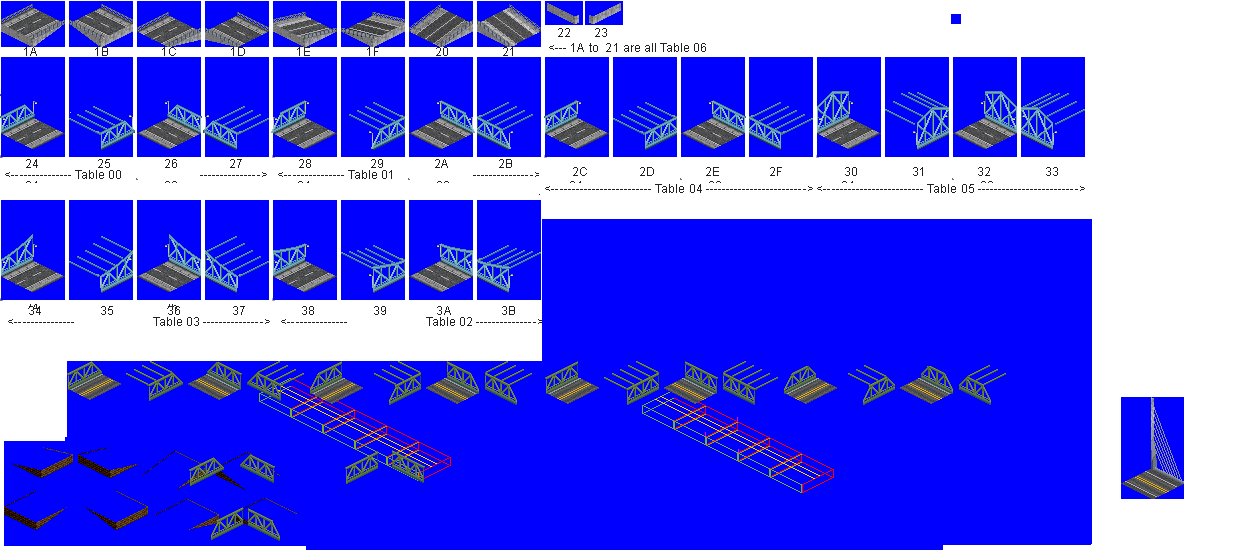
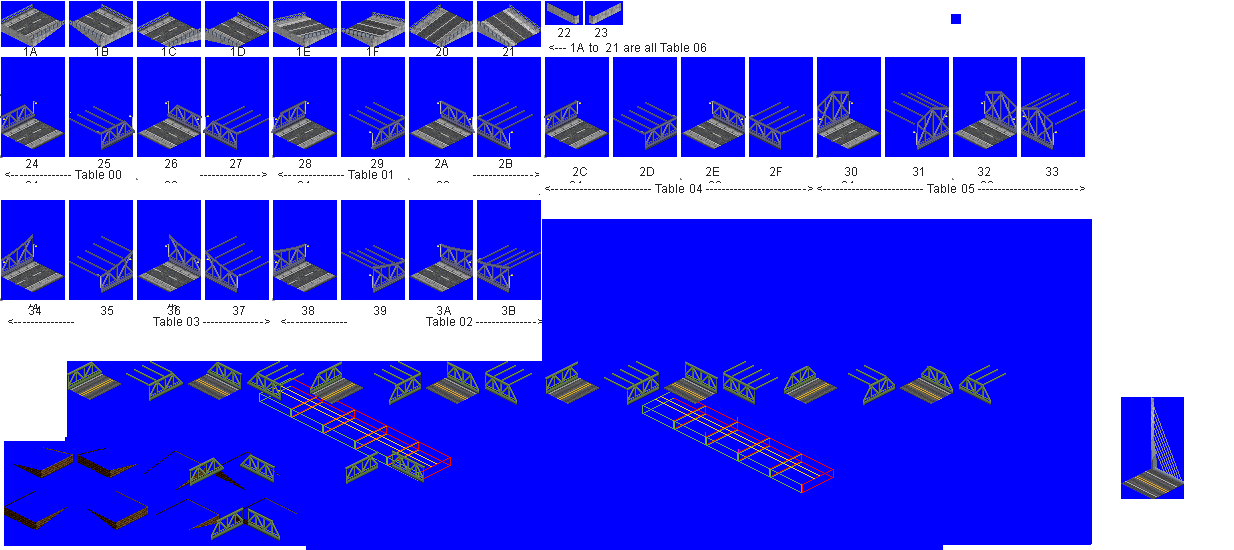
Layers edited between the first and the second 1234 x 550 image:
painted on "cantilever road" over [0, 91, 1085, 541]
